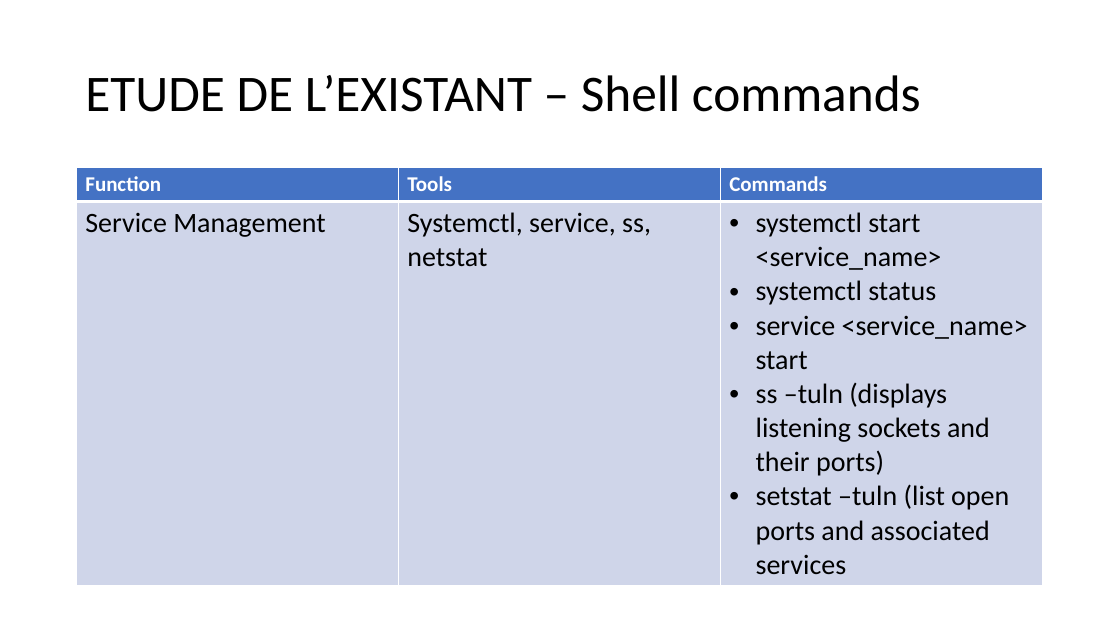
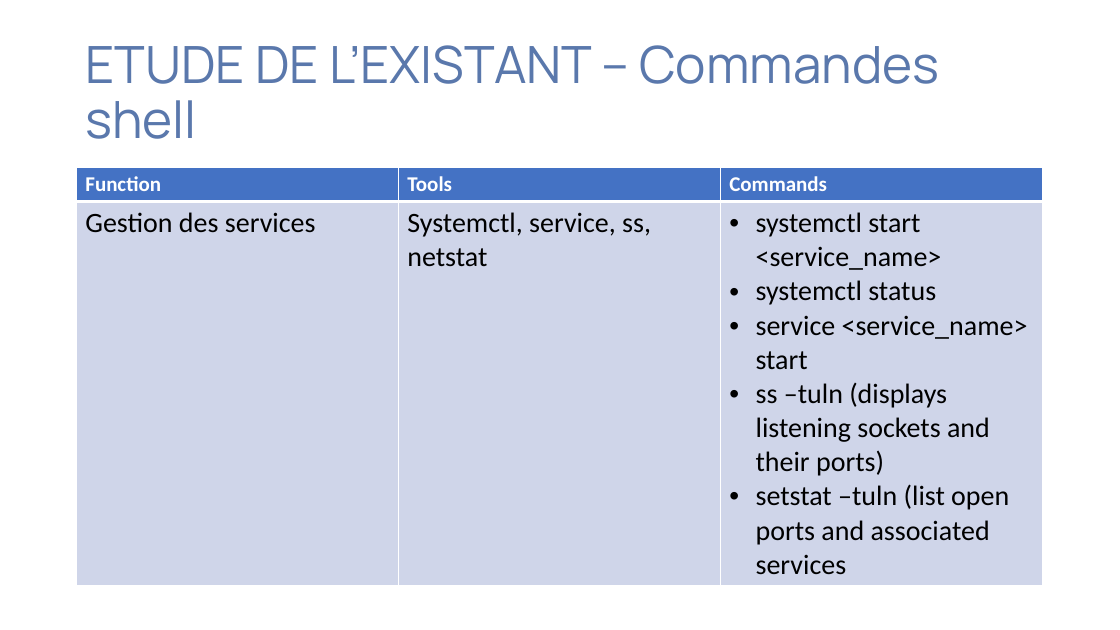
Before and after one commit to Nguh-Prince/TaskMan, a slide deck: slide 8 of documents/CAHIER D’ANALYSES POUR LE GESTIONNAIRE DE TACHES.pptx. Drawn at 1120x630 pixels with LibreOffice and Linux fonts; fonts in the diff are those of the drawing. Boxes give left, top, right and bottom in pixels: in the first picture for what was removed or moved away, otherwise in the second. Text is boxed around its words. In the diff, an @@ line names an element or a change of style, - is before the commit and + after.

Commit message:
Added Service state machine diagrams

```diff
--- a/documents/CAHIER D’ANALYSES POUR LE GESTIONNAIRE DE TACHES.pptx
+++ b/documents/CAHIER D’ANALYSES POUR LE GESTIONNAIRE DE TACHES.pptx
@@ title at bbox=[85, 45, 939, 139]: text changed; font Calibri to Manrope; text colour #000000 to #5A78AC @@
-ETUDE DE L’EXISTANT – Shell commands
+ETUDE DE L’EXISTANT – Commandes shell
@@ table at bbox=[77, 168, 1043, 581] @@
-row 2, column 1: Service Management
+row 2, column 1: Gestion des services
```
Also in this commit, not shown: 14 other slides changed, 2 slides added, 3 slides removed, 57 other files.
